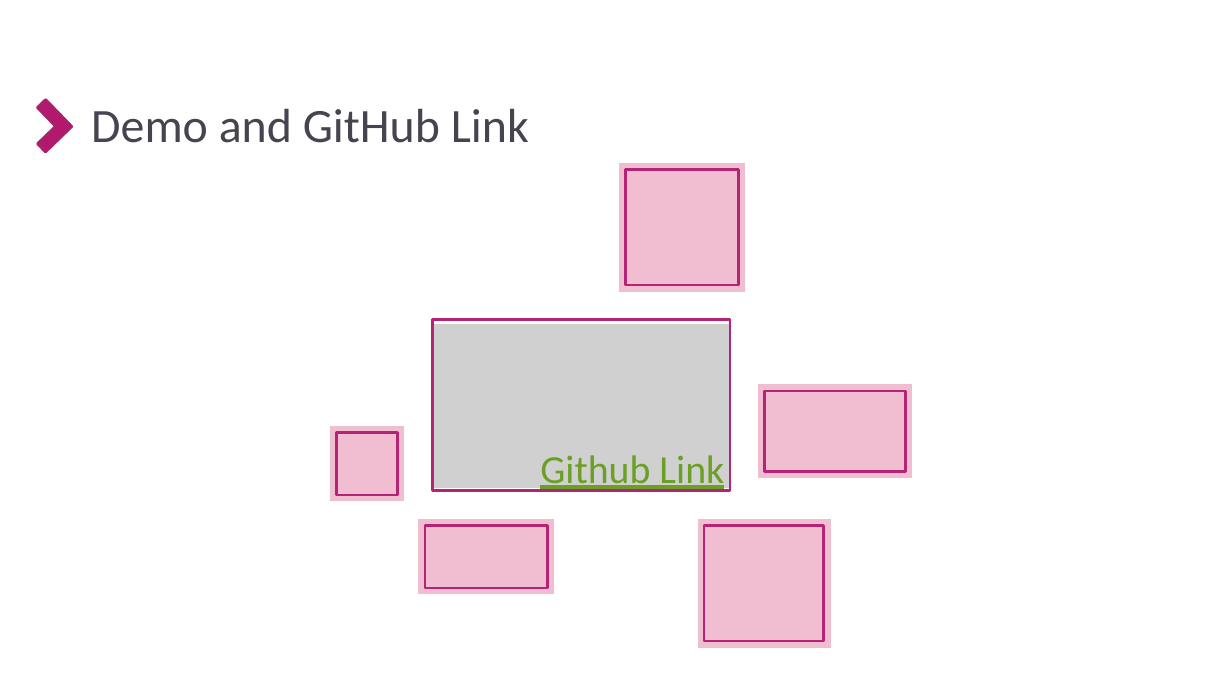
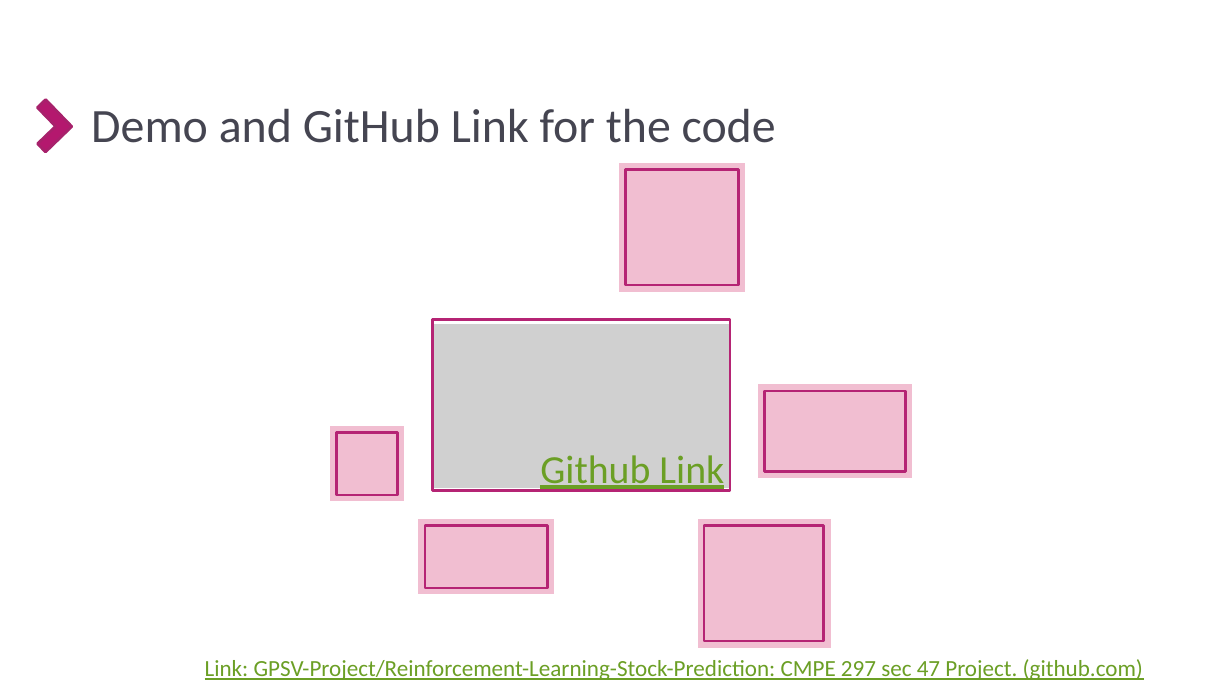
Before and after one commit to GPSV-Project/Reinforcement-Learning-Stock-Prediction, a slide deck: slide 24 of 3- Project Presentation/Final Single Stock Trading using RL agent.pptx. Drawn at 1232x693 pixels with LibreOffice and Linux fonts; fonts in the diff are those of the drawing; grey boxes stand for pictures; background and template pictures are left out. Boxes give left, top, right and bottom in pixels: in the first picture for what was removed or moved away, otherwise in the second. Text is boxed around its words. In the diff, an @@ line names an element or a change of style, - is before the commit and + after.

Commit message:
Updating Final Project Code and Colab and Presentations

```diff
--- a/3- Project Presentation/Final Single Stock Trading using RL agent.pptx
+++ b/3- Project Presentation/Final Single Stock Trading using RL agent.pptx
@@ text at (91, 108, 776, 143): text changed @@
-Demo and GitHub Link
+Demo and GitHub Link for the code
@@ text added at (205, 659, 1143, 680), 18 pt, text #6B9F25, underline @@
+Link: GPSV-Project/Reinforcement-Learning-Stock-Prediction: CMPE 297 sec 47 Project. (github.com)
```
Also in this commit, not shown: 1 other slide changed, 3 other files.
